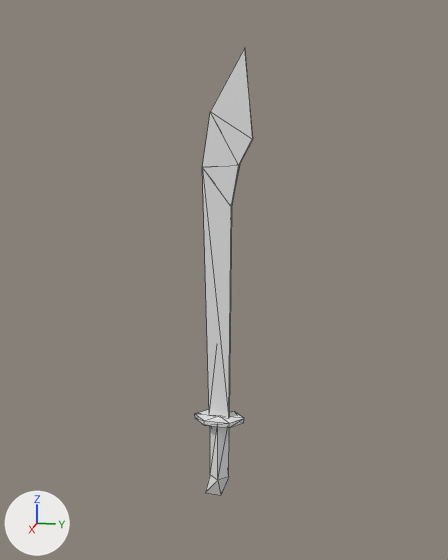
An edit to the COLLADA model art/meshes/props/chin_dao.dae, drawn before and after from the same camera.
One viewpoint serves both versions: a camera (50 mm lens) standing at (0.0737, 0.0154, 0.0417) and looking at (-0.0008, 0.0004, 0.0231). Arrows for +X, +Y and +Z are at lower left; the lights stay in place. Mesh edges are drawn as thin lines. Materials are left out; every surface is plain grey.

In view in the first picture: 'Plane01_PIVOT'.
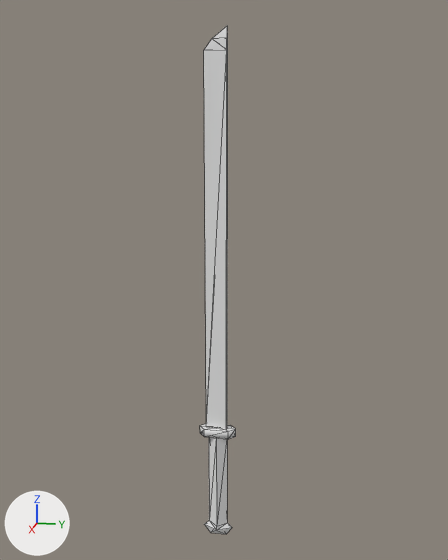
What differs and where, as boxes [x1, y1, x2, y2] in the pictures (448 x 560 px; the box of a moved part takes in the faces that stretch with it):
'Plane01_PIVOT', reshaped, moved, turned, rescaled: before [195, 49, 253, 495]; after [200, 26, 236, 534]
part 1 of me_plane01, moved or reshaped: before [195, 410, 244, 428]; after [200, 424, 236, 439]
part 2 of me_plane01, added: after [205, 437, 232, 534]
part 3 of me_plane01, deleted: before [202, 49, 253, 418]
part 4 of me_plane01, deleted: before [205, 426, 229, 495]
part 5 of me_plane01, added: after [204, 26, 228, 429]

Edits to the bpy script that builds the scene:
```text
Change me_plane01:
    used by ob_plane01_pivot; parent = ob_plane01; location = (0.654, 0.663, 0.909); rotation_euler = (0.0, -1.571, 0.0), in degrees (0, -90, 0)
    remove me_plane01.from_pydata(...)  # 36 vertices, 57 faces; spans x -1.1..0.5, y -0.78..-0.57, z 0.61..0.7
    add me_plane01.from_pydata(...)  # 38 vertices, 61 faces; spans x -0.73..1.16, y -0.07..0.07, z -0.03..0.03
    me_plane01 part 1: the loose piece of 14 vertices spanning x -0.79..-0.78, y -0.75..-0.57, z 0.61..0.7 is scaled about its middle by (1.74, 0.838, 0.529), then moved by (0.5, 0.67, -0.65)
    me_plane01 part 2: a new loose piece of 14 vertices spanning x -0.73..-0.3, y -0.05..0.06, z -0.03..0.03
    me_plane01 part 3: the loose piece of 12 vertices spanning x -0.78..0.5, y -0.78..-0.61, z 0.65..0.66 is deleted
    me_plane01 part 4: the loose piece of 10 vertices spanning x -1.1..-0.79, y -0.7..-0.61, z 0.62..0.68 is deleted
    me_plane01 part 5
    10 vertices are added at x -0.27..1.16, y -0.03..0.05, z -0.01..0.01
    15 new faces join them
Change ob_plane01_pivot:
    remove ob_plane01_pivot.parent = ob_plane01
    ob_plane01_pivot.location: (0.654, 0.663, 0.909) -> (0.0, -0.000109, 0.0126)
    ob_plane01_pivot.rotation_euler: (0.0, -1.571, 0.0) -> (-3.142, -1.571, 0.0)  # degrees (0, -90, 0) -> degrees (-180, -90, 0)
    ob_plane01_pivot.scale: (1.0, 1.0, 1.0) -> (0.0348, 0.0348, 0.0348)
```
